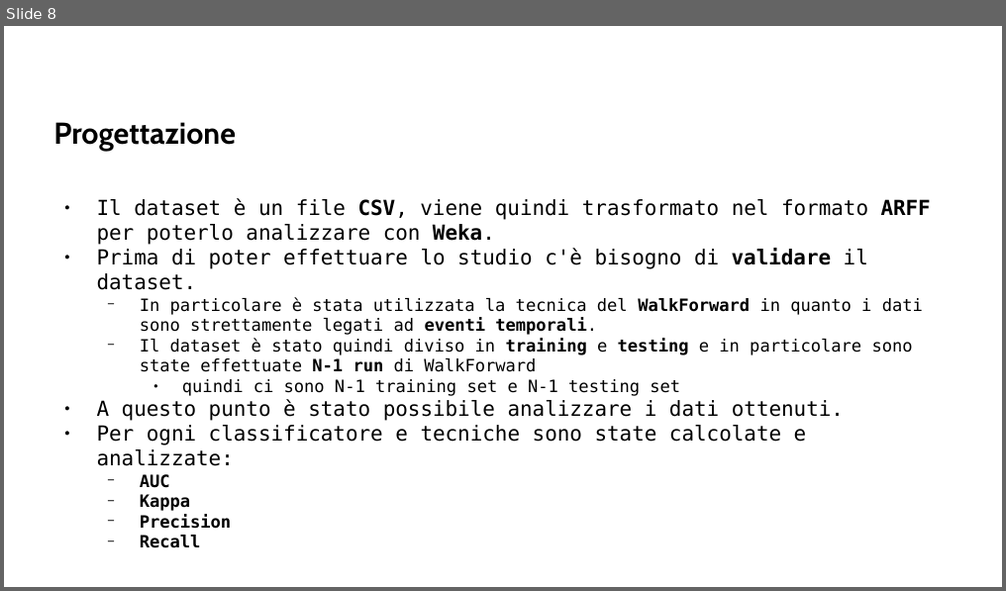
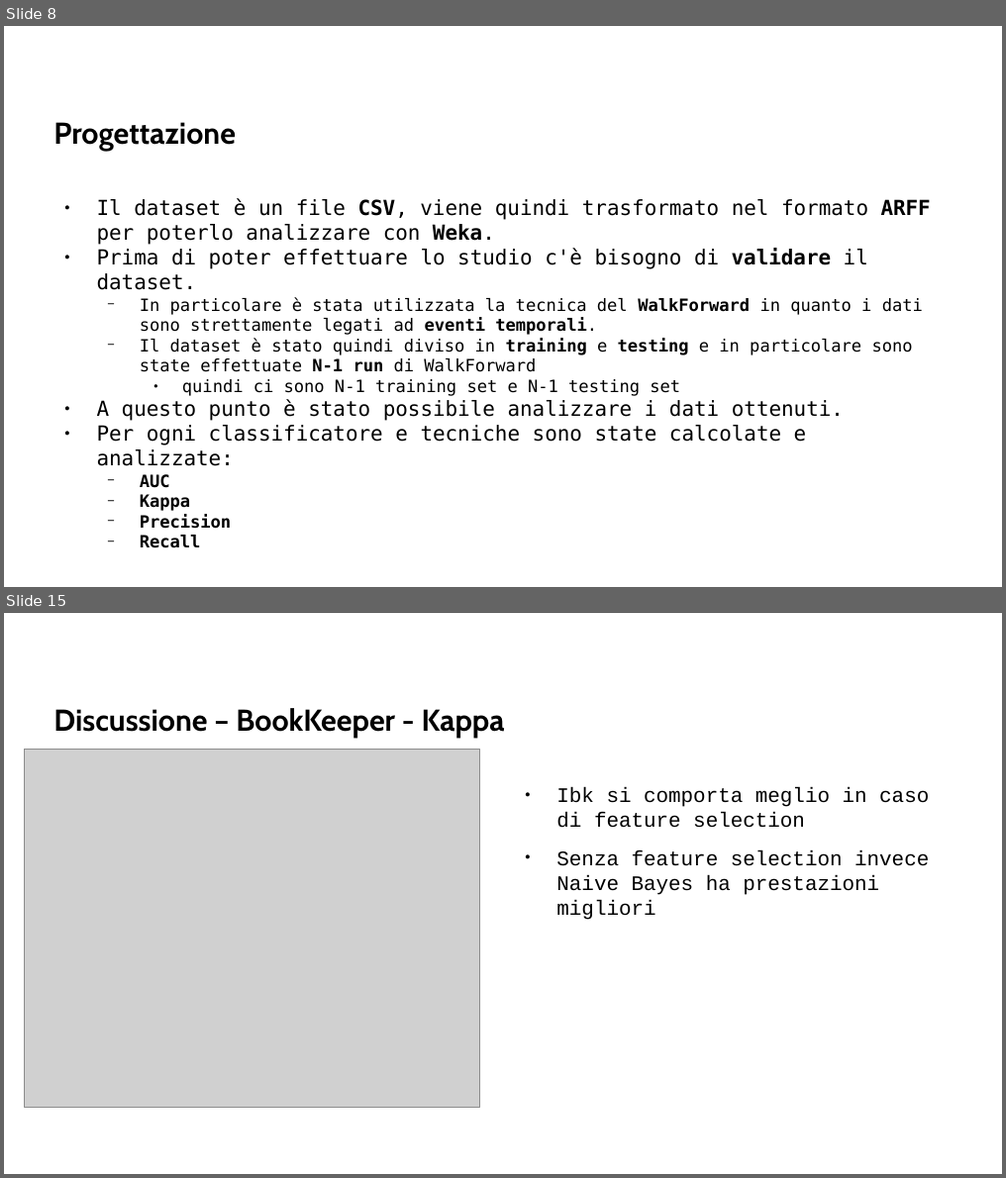
Before and after one commit to AlessDea/ISW2_milestone2, a slide deck: presentazione/isw2_ml.odp. Shown one above the other, each under a label of ours: slide 8 before the commit, slides 8 and 15 after it; the slides between them are not shown. The pictures are 1006x591 and 1006x1178 pixels, drawn with LibreOffice and Linux fonts; fonts in the diff are those of the drawing; grey boxes stand for pictures; background and template pictures are left out. Boxes give left, top, right and bottom in pixels: in the first picture for what was removed or moved away, otherwise in the second. Text is boxed around its words. In the diff, an @@ line names an element or a change of style, - is before the commit and + after.

```diff
--- a/presentazione/isw2_ml.odp
+++ b/presentazione/isw2_ml.odp
@@ slide 15 added at (4,613,1002,1174), background picture (left out) @@
@@ title added at (54,708,505,738), 24 pt, text #000000, bold @@
+Discussione – BookKeeper - Kappa
@@ picture added at (24,749,480,1107) @@
@@ text added at (556,787,929,920), 16.5 pt, text #000000 @@
+● Ibk si comporta meglio in caso di feature selection
+● Senza feature selection invece Naive Bayes ha prestazioni migliori
```
Also in this commit, not shown: 16 other slides added, 2 slides removed, 1 other file.
